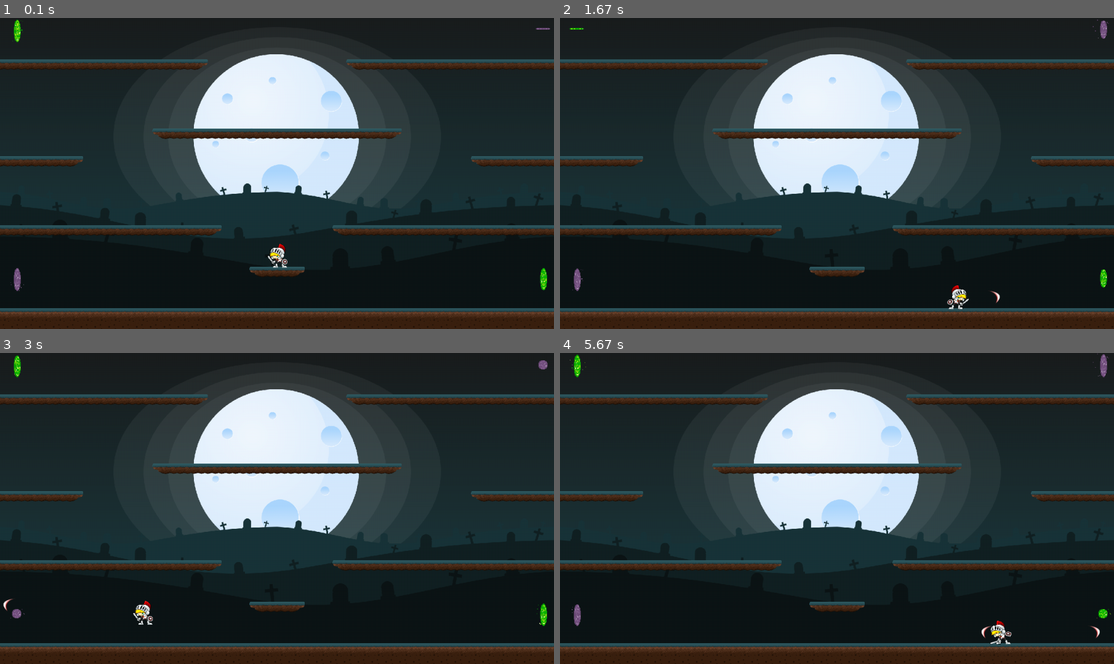
Above: before the commit, frames 1-4 (two rows, left to right).
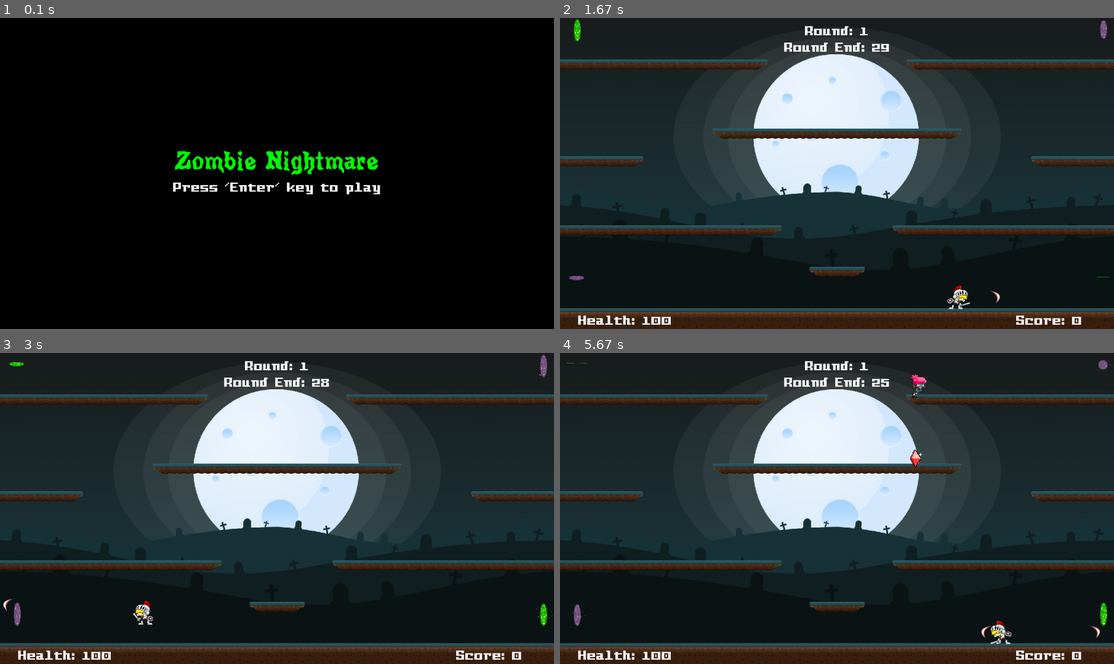
Above: after the commit, the same moments.

Repository: JesusCRIS90/PyGame_Ex
Game: pygame game, started from Zombie Game/ZombieGame.py
Two runs of this game, one before a commit and one after it. Both use one fixed random seed, a clock stepped at 60 frames per second and the inputs below.
Inputs:
- Up to frame 1 (0.1 s): no input
- Up to frame 2 (1.67 s): tap Enter at 0.33 s; hold Up 0.67-1.13 s; hold Right 1.17-1.63 s; tap Space at 1.23, 1.53 s
- Up to frame 3 (3 s): hold Left 1.67-2.2 s; tap Space at 1.73, 2.03, 2.3, 2.6, 2.73 s; hold Left 2.23-2.63 s; hold Up from 2.67 s (still down)
- Up to frame 4 (5.67 s): release Up at 3.03 s; hold Right 3.07-3.7 s; tap Space at 3.13, 3.43, 3.8, 4.1, 4.3, 4.6, 4.8, 5.13, 5.43, 5.63 s; hold Left 3.73-4.2 s; hold Right 4.23-4.7 s; hold Up 4.73-5.03 s; hold Right 5.07-5.53 s; hold Left from 5.57 s (still down)

The runs differ from the first frame. In frame 1, 82% of the frame differs, in the area x 0-100%, y 0-100%; in frame 2, 1.3%; in frame 3, 1.2%; in frame 4, 1.4%.

Commit message:
[MOD] Zombie Game v0.1.6

Diff:
--- a/Zombie Game/Game_HUD.py
+++ b/Zombie Game/Game_HUD.py
@@ -18,18 +18,18 @@
         self.surface_display = surf_disp
 
         #Set fonts
-        self.title_font = pygame.font.Font("Assets/fonts/Poultrygeist.ttf", 48)
-        self.HUD_font = pygame.font.Font("Assets/fonts/Pixel.ttf", 24)
+        self.title_font = pygame.font.Font("Assets/fonts/Poultrygeist.ttf", 60)
+        self.HUD_font = pygame.font.Font("Assets/fonts/Pixel.ttf", 30)
 
 
         # Fixed Messages
-        self.game_title = self.title_font.render( STF.GAME_NAME , True, STF.DARKRED )
+        self.game_title = self.title_font.render( STF.GAME_NAME , True, STF.GREEN )
         self.game_title_rect = self.game_title.get_rect()
-        self.game_title_rect.center = ( STF.WINDOW_WIDTH//2, STF.WINDOW_HEIGHT//2 - 1.5*STF.FONT_SIZE )
+        self.game_title_rect.center = ( STF.WINDOW_WIDTH//2, STF.WINDOW_HEIGHT//2 - 1*STF.FONT_SIZE )
 
         self.continue_text = self.HUD_font.render("Press 'Enter' key to play", True, STF.WHITE )
         self.continue_rect = self.continue_text.get_rect()
-        self.continue_rect.center = ( STF.WINDOW_WIDTH//2, STF.WINDOW_HEIGHT//2 + 1.5*STF.FONT_SIZE )
+        self.continue_rect.center = ( STF.WINDOW_WIDTH//2, STF.WINDOW_HEIGHT//2 + 1*STF.FONT_SIZE )
 
         # Text for GameOver and Reset Screen
         self.game_over_text = self.HUD_font.render("GAME OVER", True, STF.WHITE )
@@ -86,18 +86,17 @@
     def _updateScore_( self ):
         self.score_text = self.HUD_font.render("Score: " + str( IGP.GAME_PARAMETERS["Score"] ), True, STF.WHITE)
         self.score_rect = self.score_text.get_rect()
-        self.score_rect.centerx = STF.WINDOW_WIDTH//2
-        self.score_rect.top = 10
+        self.score_rect.center = ( STF.WINDOW_WIDTH - 150, STF.WINDOW_HEIGHT - 20 )
 
     def _updateLives_( self, health:int ):
         self.lives_text = self.HUD_font.render("Health: " + str( health ), True, STF.WHITE)
         self.lives_rect = self.lives_text.get_rect()
-        self.lives_rect.topright = (STF.WINDOW_WIDTH - 20, 10)
+        self.lives_rect.center = ( 150, STF.WINDOW_HEIGHT - 20 )
 
     def _updateRoundNumber_( self ):
         self.round_text = self.HUD_font.render("Round: " + str( IGP.GAME_PARAMETERS["Round"] ), True, STF.WHITE )
         self.round_rect = self.round_text.get_rect()
-        self.round_rect.center = ( STF.WINDOW_WIDTH//2, STF.WINDOW_HEIGHT//2 + 0*STF.FONT_SIZE )
+        self.round_rect.center = ( STF.WINDOW_WIDTH//2, 30 )
 
     def _update_RoundTime_( self, time_remain ):
         self.round_time_text = self.HUD_font.render("Round End: " + str( time_remain ), True, STF.WHITE)
@@ -109,4 +108,4 @@
     def _updateFinalScore_( self ):
         self.final_score = self.HUD_font.render("Your Score: " + str( IGP.GAME_PARAMETERS["Score"] ), True, STF.WHITE)
         self.final_score_rect = self.final_score.get_rect()
-        self.final_score_rect.center = ( STF.WINDOW_WIDTH//2, STF.WINDOW_HEIGHT//2 - (-0.25)*STF.FONT_SIZE )
+        self.final_score_rect.center = ( STF.WINDOW_WIDTH//2, STF.WINDOW_HEIGHT//2 + 3*STF.FONT_SIZE )
--- a/Zombie Game/InGame_Parameters.py
+++ b/Zombie Game/InGame_Parameters.py
@@ -14,13 +14,13 @@
 """ ENUMS """
 @unique
 class GAME_STATES( IntEnum ):
-    RUNNING         = 0
-    GAME_OVER       = 1
-    INIT            = 2
-    MOVE2RUNNING    = 3
-    MOVE2NEWROUND   = 4
-    NEXTROUND       = 5
-    LOAD_NEW_ROUND  = 6
+    INIT_SCREEN         = 0
+    GAME_OVER_SCREEN    = 1
+    NEXT_ROUND_SCREEN   = 2
+    GAME_RUNNING        = 3
+    GAME_OVER           = 4
+    NEXT_ROUND          = 5
+    MOVE_2_START        = 6
 
 """
     Dictionary with main parameters of game
@@ -28,7 +28,7 @@
 GAME_PARAMETERS = {
     "Round": 1,
     "Score": 0,
-    "GameState": GAME_STATES.INIT,
+    "GameState": GAME_STATES.INIT_SCREEN,
     "DebugMode": False,
     "CanvasGame": None,
     "Rubies_Count": 0,
--- a/Zombie Game/SettingFile.py
+++ b/Zombie Game/SettingFile.py
@@ -33,7 +33,7 @@
 
 # Setting Font
 FONT_NAME = "Assets/Facon.ttf"
-FONT_SIZE = 64
+FONT_SIZE = 32
 
 # Maximun Number of Player Bullet
 MAX_PLAYER_BULLETS = 2; MAX_ENEMIES_BULLETS = 3
@@ -43,9 +43,9 @@
 PLAYER_SPEED    = 6;  PLAYER_BULLET_SPEED     = 12
 
 # Rubies
-MAX_RUBIES_ALLOWED = 5; STANDAR_RUBY_TIME_CREATION = 10000 # Miliseconds
+MAX_RUBIES_ALLOWED = 10; STANDAR_RUBY_TIME_CREATION = 5000 # Miliseconds
 
 # Zombies
-MAX_ZOMBIES_ALLOWED = 10; STANDAR_ZOMBI_TIME_CREATION = 10000 # Miliseconds
+MAX_ZOMBIES_ALLOWED = 10; STANDAR_ZOMBI_TIME_CREATION = 5000 # Miliseconds
 
 INITIAL_ROUND_TIME = 30
--- a/Zombie Game/ZombieGame.py
+++ b/Zombie Game/ZombieGame.py
@@ -16,6 +16,7 @@
 from Enemy import Zombie
 # import json
 import ScenaryObjects as SCN_OBJ
+import Game_HUD
 
 # background_rect = background_image.get_rect()
 # background_rect.topleft = (0, 0)
@@ -30,6 +31,7 @@
     def __init__( self ):
         # Calling the init method from Base Class
         super().__init__()
+        self.game_hud = Game_HUD.GameHUD( self.display_surface )
 
         # Setting Canvas Display to Game Dictionary
         IGP.GAME_PARAMETERS["CanvasGame"] = self.display_surface
@@ -56,6 +58,8 @@
         IGP.GAME_SPRITES_GROUPS["PlayerBullet_Group"]   = self.bullet_group
 
 
+    def _StartGame_( self ):
+        # Create Level
         self.background_rect = self.sprite_dictionary.GetSprite( IR.Levels_Sprites_Types.BACKGROUND_IMAGE ).get_rect()
         self.background_rect.topleft = ( 0, 0 )
 
@@ -76,7 +80,6 @@
 
         self.round_time_duration_count = STF.INITIAL_ROUND_TIME
 
-
         pygame.time.set_timer( RUBY_TIMEOUT, STF.STANDAR_RUBY_TIME_CREATION )
         pygame.time.set_timer( ZOMBI_TIMEOUT, STF.STANDAR_ZOMBI_TIME_CREATION )
         pygame.time.set_timer( ONE_SECOND_TIMEOUT, 1000 )
@@ -90,7 +93,6 @@
                                     IGP.GAME_SPRITES_GROUPS["Portals_Group"] )
             self.rubi_groups.add( ruby )
             IGP.GAME_PARAMETERS["Rubies_Count"] += 1
-
 
     def addZombie( self ):
 
@@ -122,7 +124,6 @@
         # pygame.mixer.music.play(-1, 0.0)
         pass
 
-
     def start_new_round( self ):
 
         IGP.GAME_PARAMETERS["Round"] += 1
@@ -148,11 +149,57 @@
         pass
 
 
+
+
     def __UpdateGameState__( self ):
         """
             Update Logic Game each Frame Game. This is the function that the base clase
             Game is executation countinously inside the loop game
         """
+        # Fill the display surface to cover old images
+        self.display_surface.fill( STF.BLACK )
+
+        # WRITE HERE LOGIC GAME
+        gamestate = IGP.GAME_PARAMETERS["GameState"]
+        # Update the game in function of the GameState Current
+        self._UpdateGame_InFunctionGameSate_( gamestate )
+
+        # Update Clock Game
+        pygame.display.update()
+        self.clockGame.tick( STF.FPS )
+
+
+    def _UpdateGame_InFunctionGameSate_( self, game_state ):
+        """Update the game in function of the current state of the game"""
+
+        if game_state == IGP.GAME_STATES.INIT_SCREEN:
+            self.game_hud.draw_Init_Screen()
+
+        if game_state == IGP.GAME_STATES.GAME_OVER_SCREEN:
+            self.game_hud.draw_GameOver_Screen()
+
+        if game_state == IGP.GAME_STATES.NEXT_ROUND_SCREEN:
+            self.game_hud.draw_New_Round_Screen()
+
+        if game_state == IGP.GAME_STATES.GAME_RUNNING:
+            self._UpdateGame_()
+
+        if game_state == IGP.GAME_STATES.GAME_OVER:
+            self.resetGame()
+            IGP.GAME_PARAMETERS["GameState"] = IGP.GAME_STATES.INIT_SCREEN
+
+        if game_state == IGP.GAME_STATES.NEXT_ROUND:
+            self.start_new_round()
+            IGP.GAME_PARAMETERS["GameState"] = IGP.GAME_STATES.GAME_RUNNING
+
+        if game_state == IGP.GAME_STATES.MOVE_2_START:
+            self._StartGame_()
+            IGP.GAME_PARAMETERS["GameState"] = IGP.GAME_STATES.GAME_RUNNING
+
+
+
+    def _UpdateGame_( self ):
+        """Update the Game Logic when the state is RUNNING"""
 
         # Fill the display surface to cover old images
         self.display_surface.blit( self.sprite_dictionary.GetSprite( IR.Levels_Sprites_Types.BACKGROUND_IMAGE ), self.background_rect )
@@ -181,10 +228,8 @@
         self.rubi_groups.update()
         self.rubi_groups.draw( self.display_surface )
 
-
-        # Update Clock Game
-        pygame.display.update()
-        self.clockGame.tick( STF.FPS )
+        # Update Game HUD
+        self.game_hud.draw_HUB_GameScreen( self.player.health, self.round_time_duration_count )
 
 
     def _CheckingEvents_( self ):
@@ -203,6 +248,17 @@
                 if event.key == pygame.K_UP:
                     self.player.jump()
 
+                if event.key == pygame.K_RETURN:
+                    gamestate = IGP.GAME_PARAMETERS["GameState"]
+                    if gamestate == IGP.GAME_STATES.INIT_SCREEN:
+                        IGP.GAME_PARAMETERS["GameState"] = IGP.GAME_STATES.MOVE_2_START
+
+                #     if gamestate == IGP.GAME_STATES.GAME_OVER_SCREEN:
+                #         IGP.GAME_PARAMETERS["GameState"] = IGP.GAME_STATES.INIT
+
+                #     if gamestate == IGP.GAME_STATES.NEXT_ROUND_SCREEN:
+                #         IGP.GAME_PARAMETERS["GameState"] = IGP.GAME_STATES.NEXT_ROUND
+
             if event.type == RUBY_TIMEOUT:
                 self.addRuby()
 
